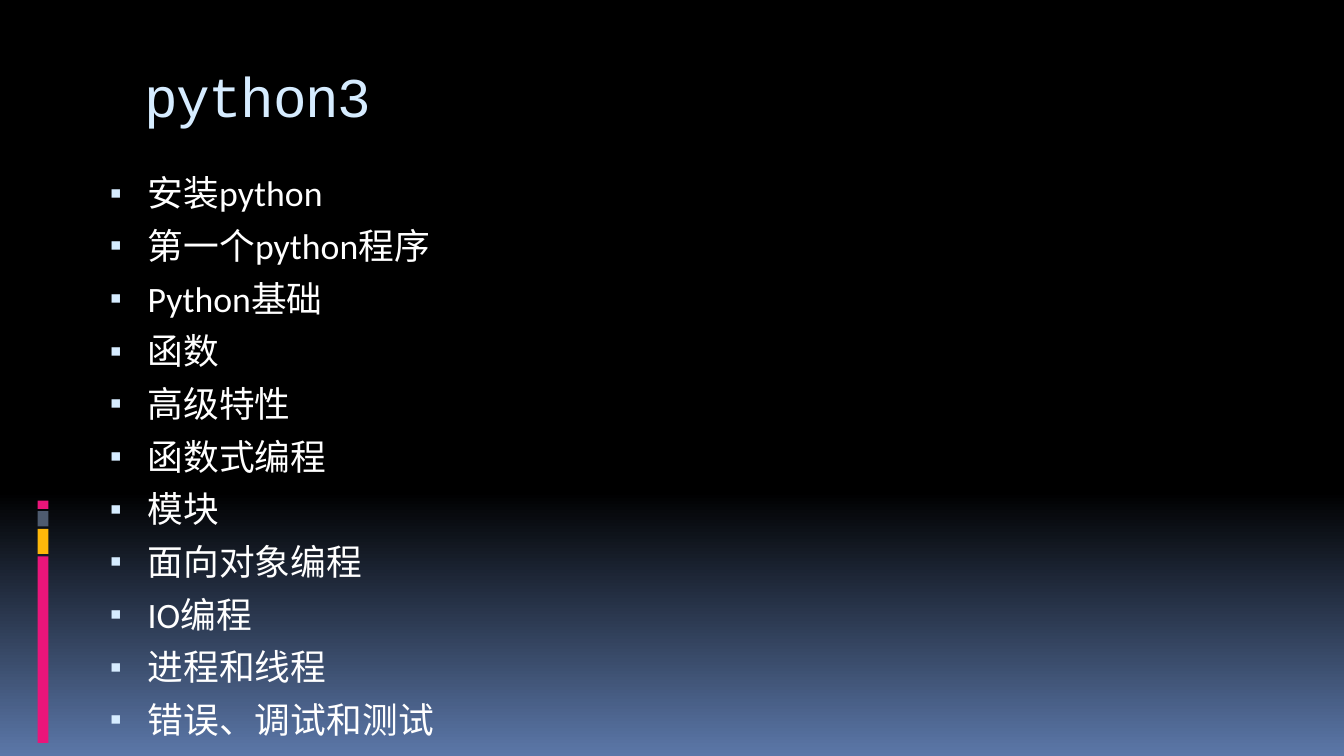
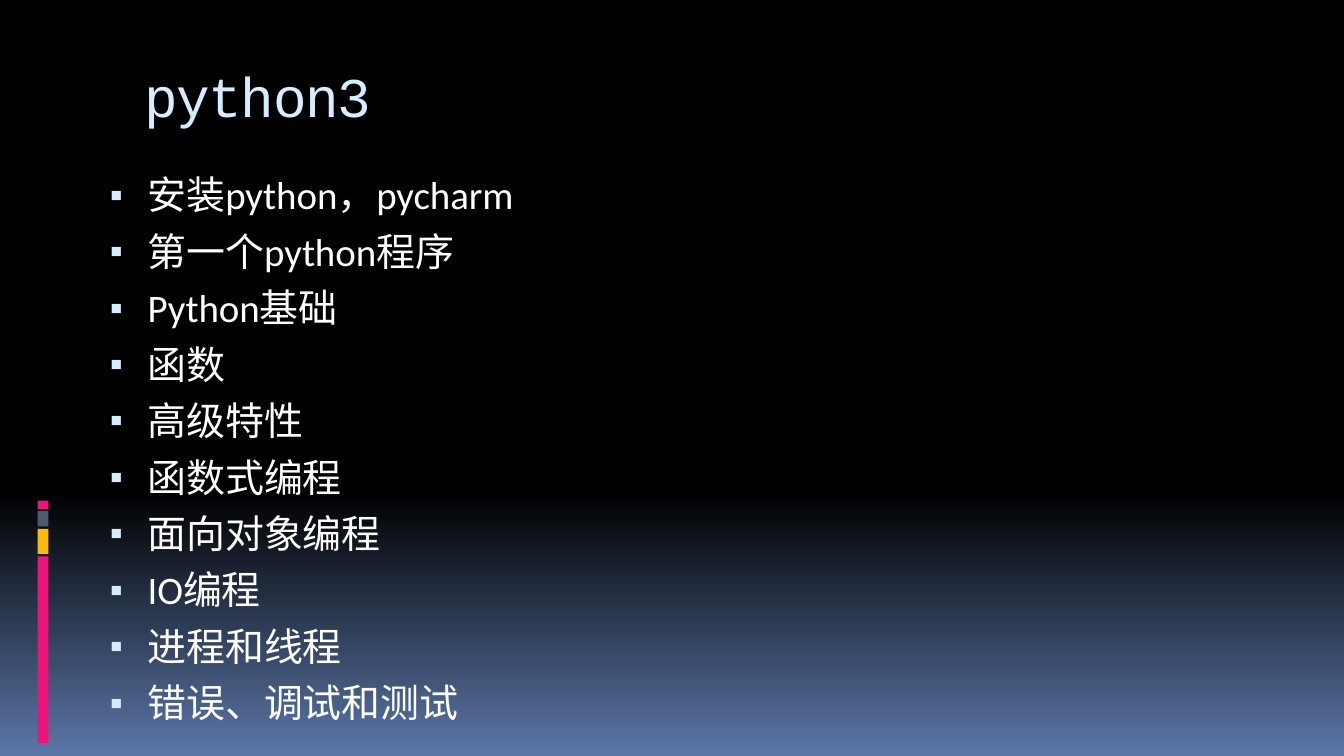
Before and after one commit to 260936767/UpdateServer, a slide deck: slide 3 of flexx_study/report for python&flexx.pptx. Drawn at 1344x756 pixels with LibreOffice and Linux fonts; fonts in the diff are those of the drawing. Boxes give left, top, right and bottom in pixels: in the first picture for what was removed or moved away, otherwise in the second. Text is boxed around its words. In the diff, an @@ line names an element or a change of style, - is before the commit and + after.

```diff
--- a/flexx_study/report for python&flexx.pptx
+++ b/flexx_study/report for python&flexx.pptx
@@ text at [148,176,514,216]: text changed; size 25.5 to 27.8 pt @@
-▪ 安装python
+▪ 安装python，pycharm
@@ text at [148,233,459,720]: size 25.5 to 27.8 pt in "第一个python程序", "Python基础", "函数", "高级特性" and 5 more places @@
@@ text at [148,492,219,525]: paragraph removed @@
-▪ 模块
```
Also in this commit, not shown: 4 other slides changed, 18 slides added, 4 slides removed.
